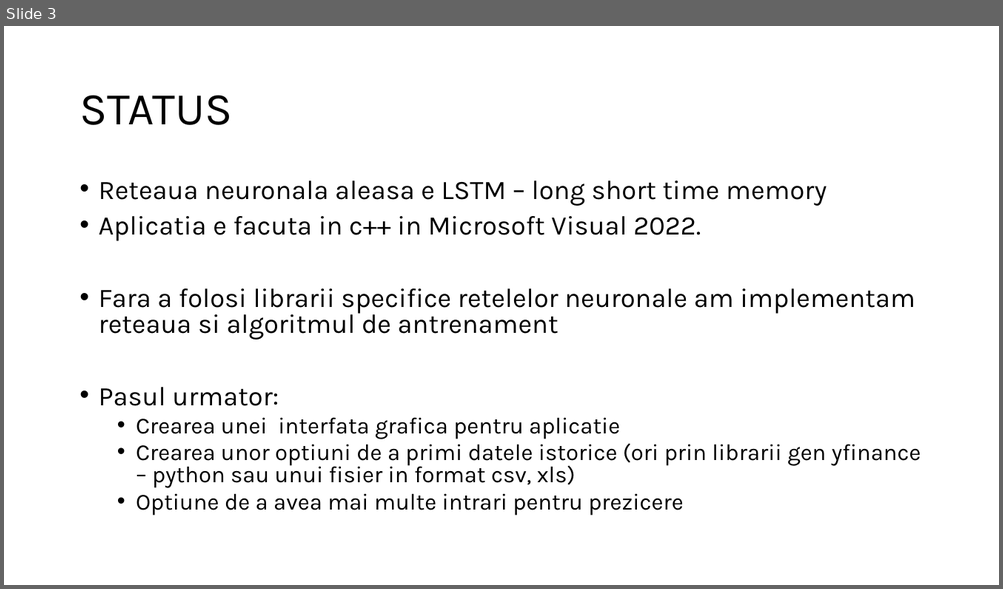
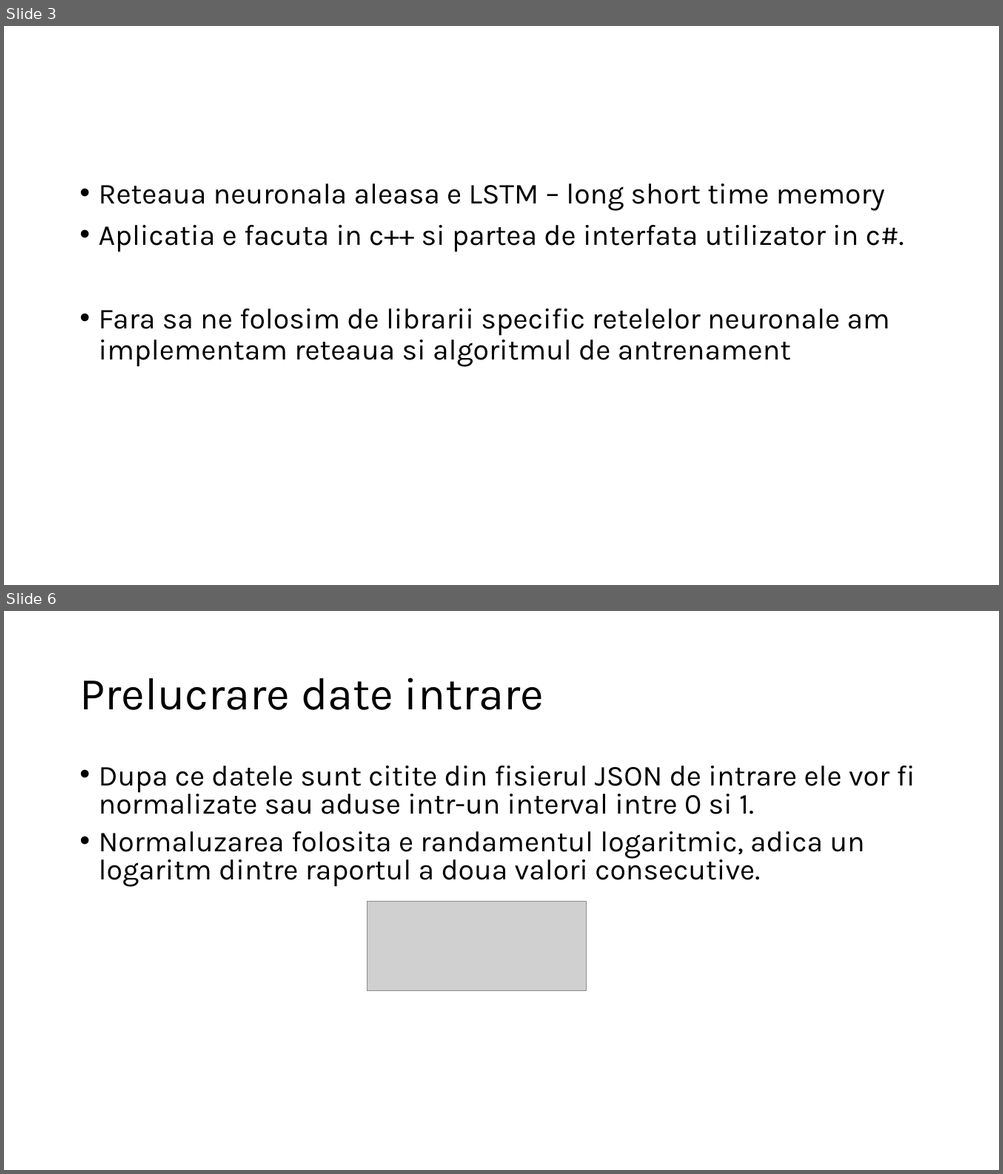
Before and after one commit to nasturas/LSTM, a slide deck: Doc/Prezicere pret actiuni.pptx. Shown one above the other, each under a label of ours: slide 3 before the commit, slides 3 and 6 after it; the slides between them are not shown. The pictures are 1003x589 and 1003x1174 pixels, drawn with LibreOffice and Linux fonts; fonts in the diff are those of the drawing; grey boxes stand for pictures. Boxes give left, top, right and bottom in pixels: in the first picture for what was removed or moved away, otherwise in the second. Text is boxed around its words. In the diff, an @@ line names an element or a change of style, - is before the commit and + after.

```diff
--- a/Doc/Prezicere pret actiuni.pptx
+++ b/Doc/Prezicere pret actiuni.pptx
@@ slide 6 added at [4,611,999,1170], background #FFFFFF @@
@@ title added at [79,678,544,710], 44 pt, text #000000 @@
+Prelucrare date intrare
@@ text added at [99,766,915,887], 28 pt, text #000000 @@
+• Dupa ce datele sunt citite din fisierul JSON de intrare ele vor fi normalizate sau aduse intr-un interval intre 0 si 1.
+• Normaluzarea folosita e randamentul logaritmic, adica un logaritm dintre raportul a doua valori consecutive.
@@ picture added at [367,902,586,991] @@
@@ slide 3 changed as well @@
@@ title removed at [79,95,233,125] @@
-STATUS
@@ text at [99,184,885,211]: size 25.9 to 28 pt in "Reteaua neuronala aleasa e LSTM – long ..."; line spacing 0.8 to 0.9 @@
@@ text at [99,225,904,367]: text changed; size 22.2 to 28 pt @@
-• Aplicatia e facuta in c++ in Microsoft Visual 2022.
-• Fara a folosi librarii specifice retelelor neuronale am implementam reteaua si algoritmul de antrenament
-• Pasul urmator:
-  • Crearea unei interfata grafica pentru aplicatie
-  • Crearea unor optiuni de a primi datele istorice (ori prin librarii gen yfinance – python sau unui fisier in format csv, xls)
-  • Optiune de a avea mai multe intrari pentru prezicere
+• Aplicatia e facuta in c++ si partea de interfata utilizator in c#.
+• Fara sa ne folosim de librarii specific retelelor neuronale am implementam reteaua si algoritmul de antrenament
```
Also in this commit, not shown: 3 other slides changed, 5 other slides added, 3 slides removed.
